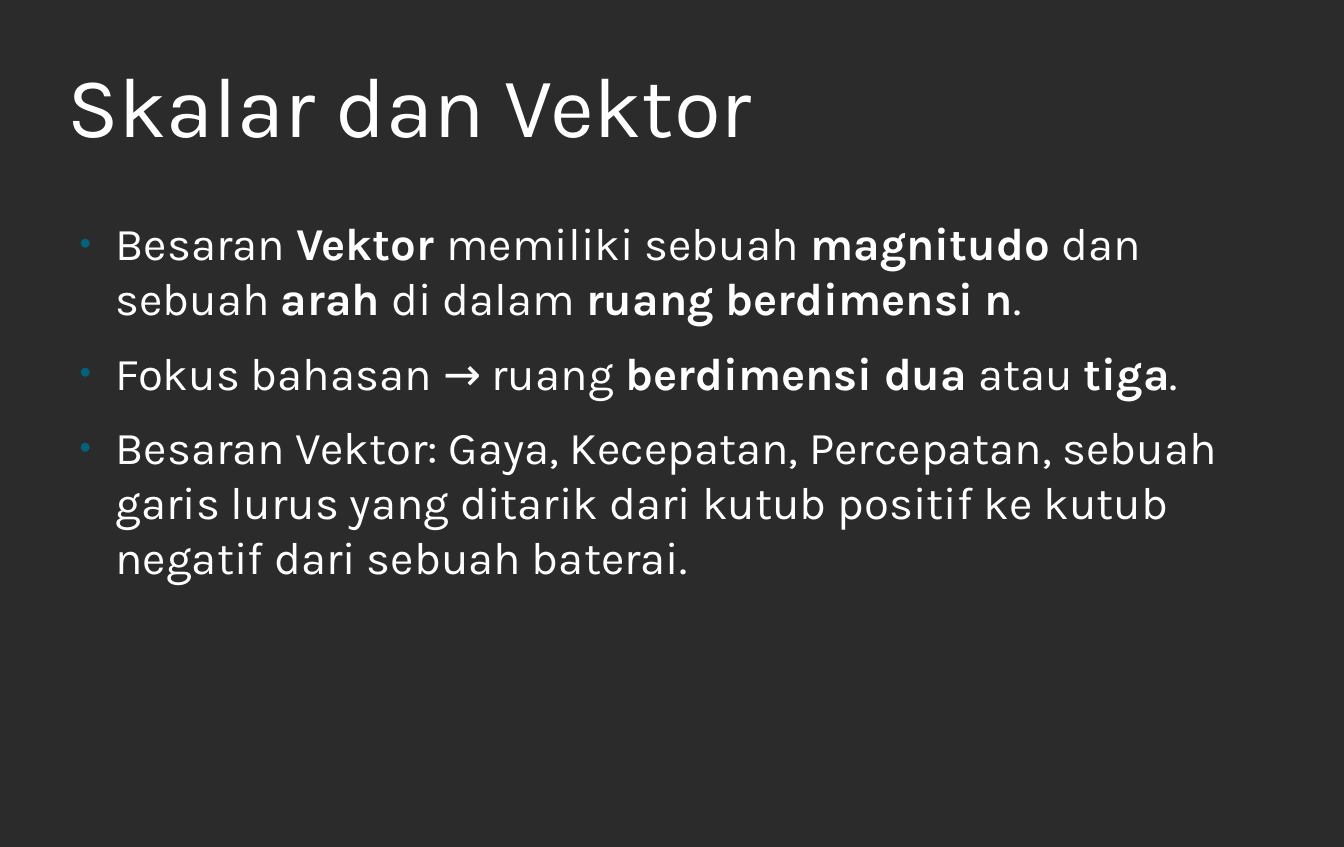
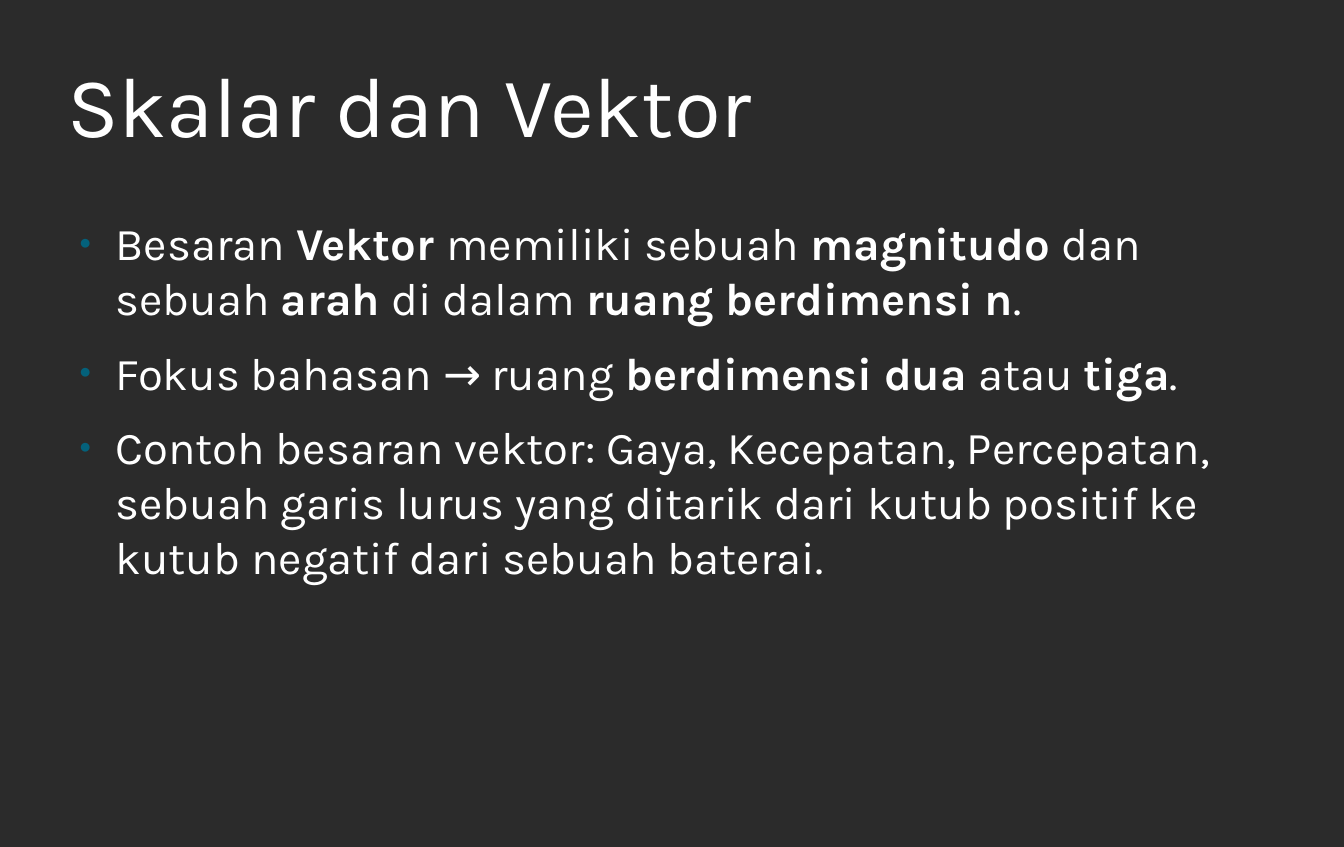
Before and after one commit to miftanurfarid/EL1208_medan_elektromagnetik, a slide deck: slide 3 of 01_analisis_vektor.odp. Drawn at 1344x847 pixels with LibreOffice and Linux fonts; fonts in the diff are those of the drawing; background and template pictures are left out; a plain dark background stands for a picture behind light text. Boxes give left, top, right and bottom in pixels: in the first picture for what was removed or moved away, otherwise in the second. Text is boxed around its words. In the diff, an @@ line names an element or a change of style, - is before the commit and + after.

Commit message:
edit contoh besaran vektor

```diff
--- a/01_analisis_vektor.odp
+++ b/01_analisis_vektor.odp
@@ text at <box>115,433,1210,585</box>: text changed @@
-● Besaran Vektor: Gaya, Kecepatan, Percepatan, sebuah garis lurus yang ditarik dari kutub positif ke kutub negatif dari sebuah baterai.
+● Contoh besaran vektor: Gaya, Kecepatan, Percepatan, sebuah garis lurus yang ditarik dari kutub positif ke kutub negatif dari sebuah baterai.
```
